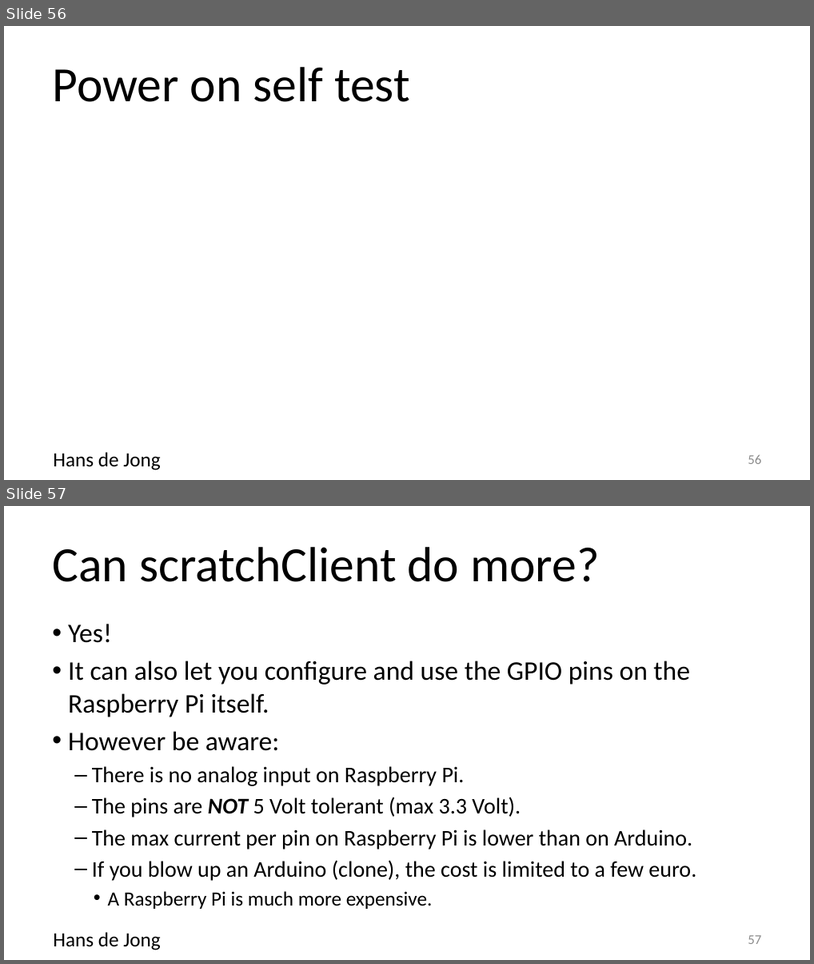
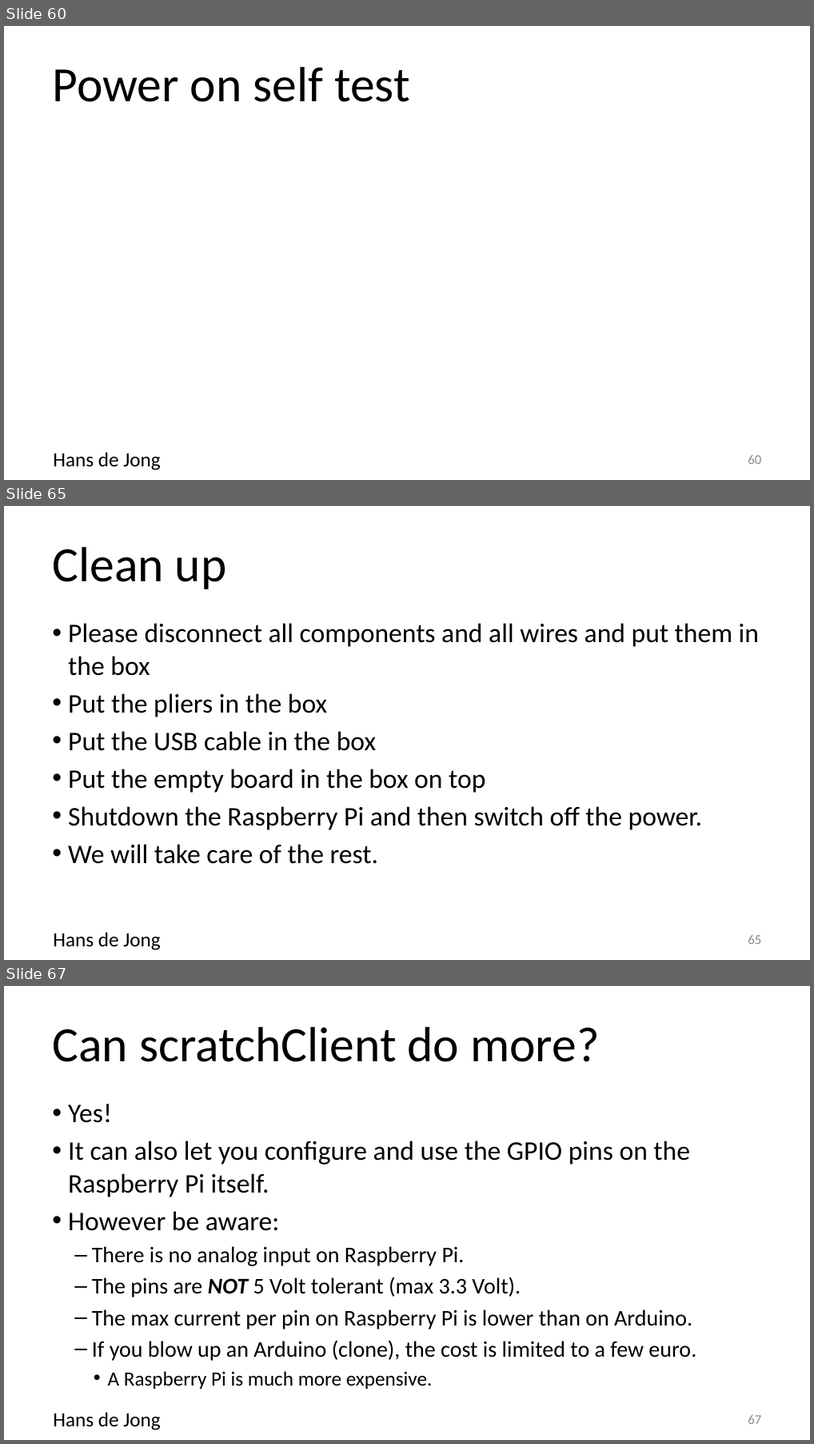
Before and after one commit to hansdejongehv/Weekendschool-PiAndMore, a slide deck: PiAndMore/Part-1--Breadboard/PiAndMore workshop physical computing with Arduino - part 1 - Beginners and Advanced.v0.3.pptx. Shown one above the other, each under a label of ours: slides 56 and 57 before the commit, slides 60, 65 and 67 after it; the slides between them are not shown. The pictures are 814x964 and 814x1444 pixels, drawn with LibreOffice and Linux fonts; fonts in the diff are those of the drawing; background and template pictures are left out. Boxes give left, top, right and bottom in pixels: in the first picture for what was removed or moved away, otherwise in the second. Text is boxed around its words. In the diff, an @@ line names an element or a change of style, - is before the commit and + after.

```diff
--- a/PiAndMore/Part-1--Breadboard/PiAndMore workshop physical computing with Arduino - part 1 - Beginners and Advanced.v0.3.pptx
+++ b/PiAndMore/Part-1--Breadboard/PiAndMore workshop physical computing with Arduino - part 1 - Beginners and Advanced.v0.3.pptx
@@ slide 65 added at (x1=4, y1=506, x2=810, y2=960), background #FFFFFF; not listed: 1 template element that a slide beside it also shows @@
@@ title added at (x1=52, y1=547, x2=227, y2=589), 44 pt, text #000000 @@
+Clean up
@@ text added at (x1=68, y1=623, x2=759, y2=864), 24 pt, text #000000 @@
+• Please disconnect all components and all wires and put them in the box
+• Put the pliers in the box
+• Put the USB cable in the box
+• Put the empty board in the box on top
+• Shutdown the Raspberry Pi and then switch off the power.
+• We will take care of the rest.
@@ page number added at (x1=748, y1=935, x2=762, y2=944), 12 pt, text #8C8C8C @@
+65
@@ what was slide 56 is now slide 60 @@
@@ page number at (x1=748, y1=455, x2=762, y2=464): text changed @@
-56
+60
@@ what was slide 57 is now slide 67 @@
@@ page number at (x1=748, y1=1415, x2=762, y2=1424): text changed @@
-57
+67
```
Also in this commit, not shown: 1 slide changed, 12 other slides added.
